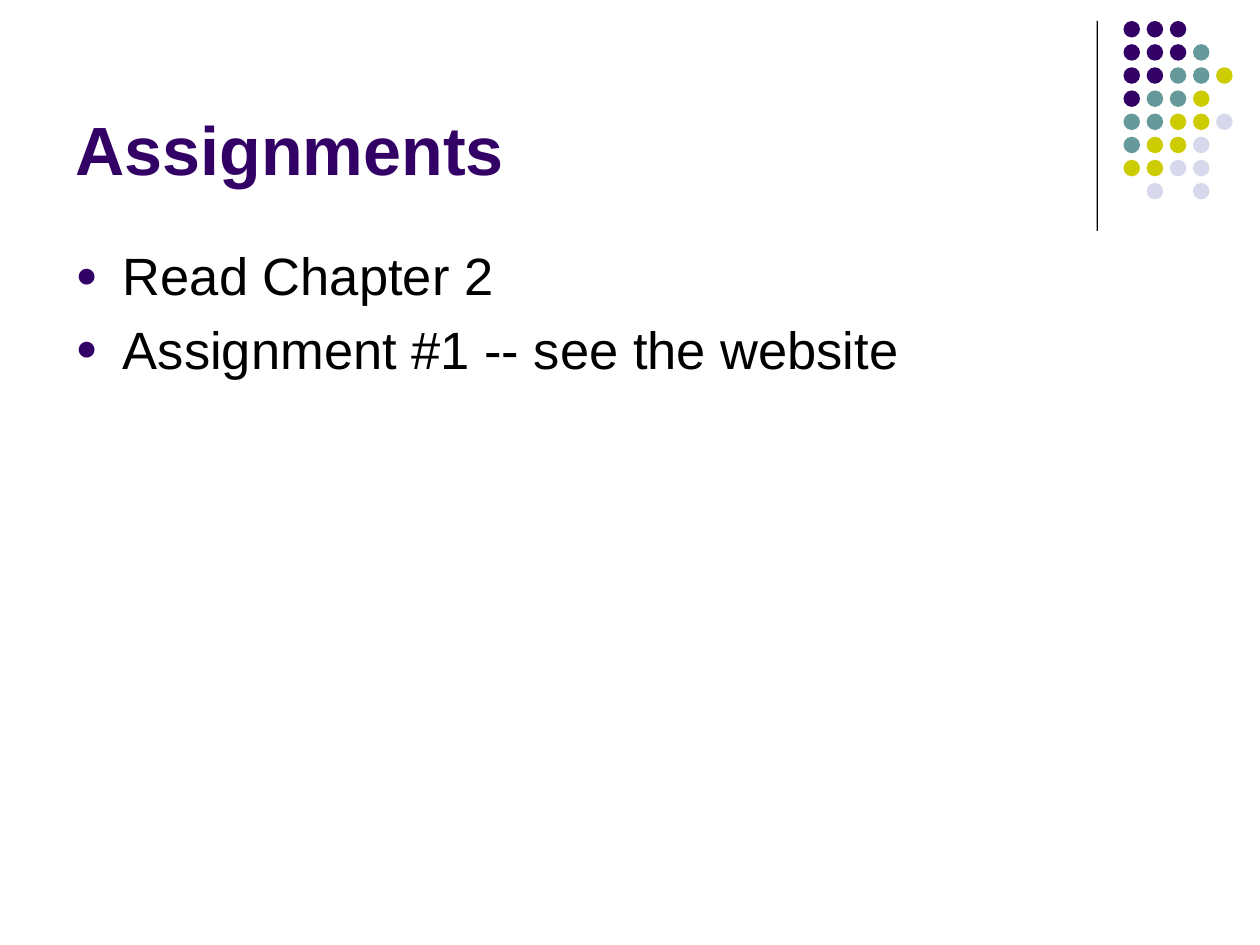
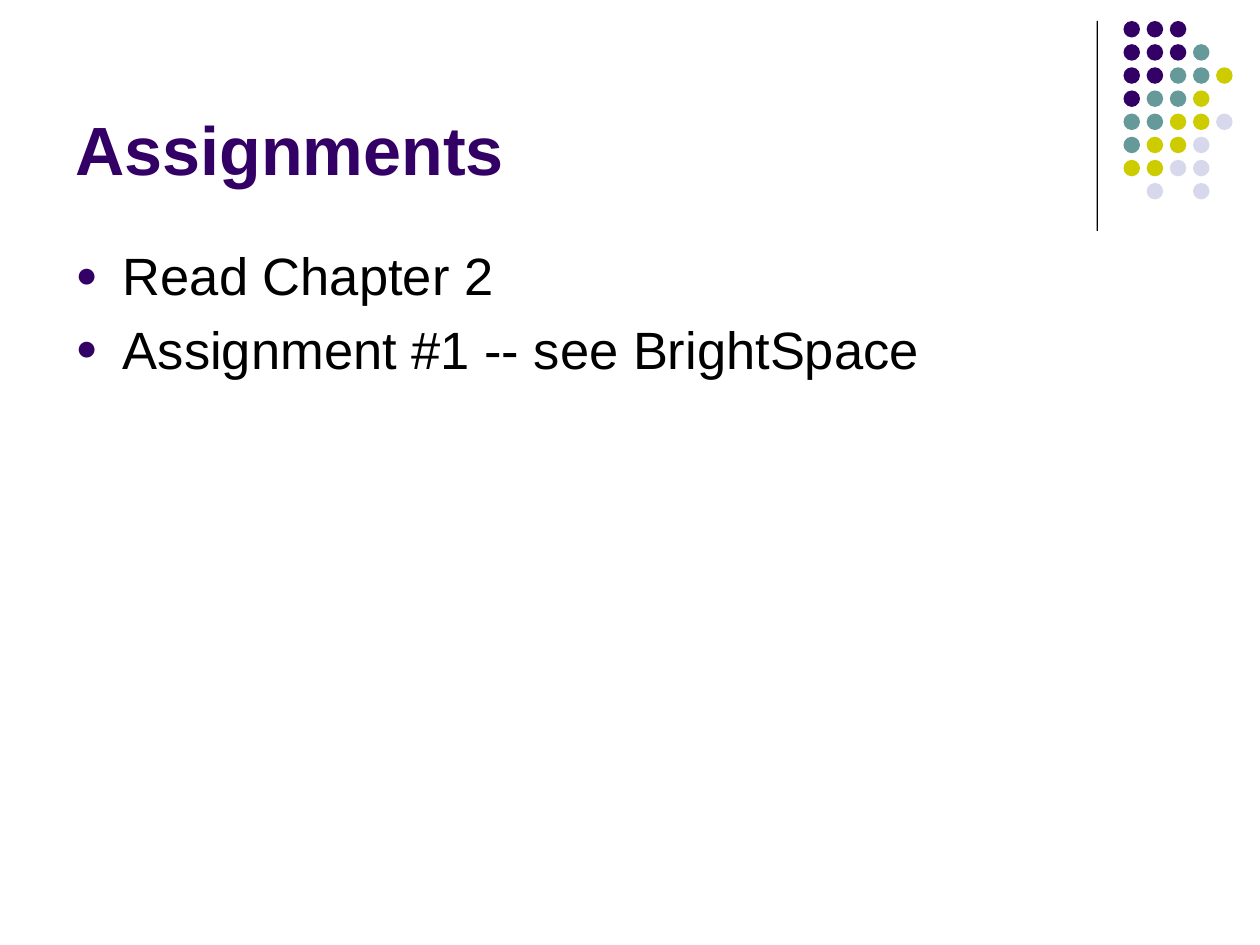
Before and after one commit to lutzhamel/CSC402, a slide deck: slide 28 of notes/csc402-ln002.pptx. Drawn at 1260x945 pixels with LibreOffice and Linux fonts; fonts in the diff are those of the drawing. Boxes give left, top, right and bottom in pixels: in the first picture for what was removed or moved away, otherwise in the second. Text is boxed around its words. In the diff, an @@ line names an element or a change of style, - is before the commit and + after.

```diff
--- a/notes/csc402-ln002.pptx
+++ b/notes/csc402-ln002.pptx
@@ text at [123,331,919,380]: text changed @@
-● Assignment #1 -- see the website
+● Assignment #1 -- see BrightSpace
```
Also in this commit, not shown: 1 other slide changed, 3 other files.
